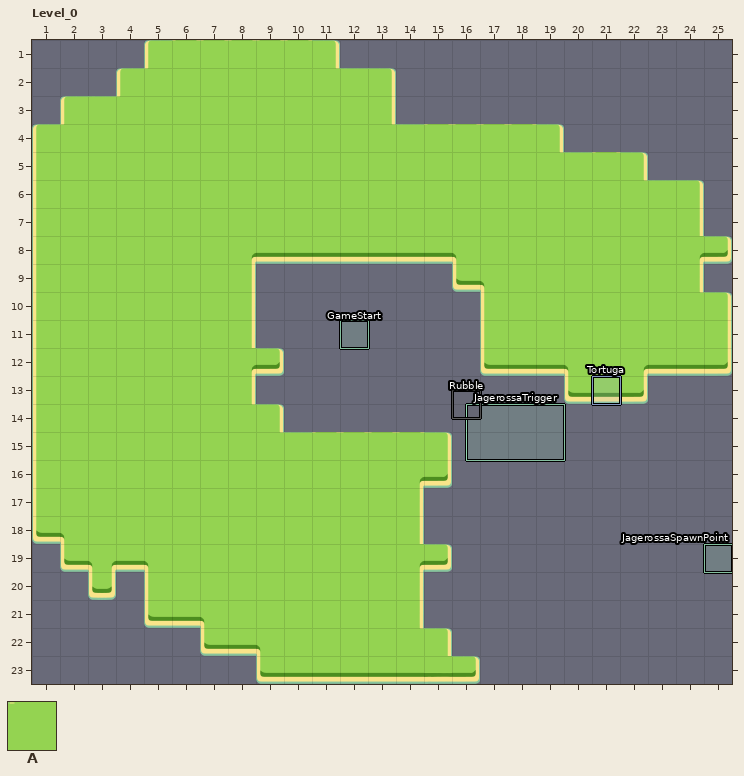
Two states of a LDtk project, assets/levels/level.ldtk. The first picture shows the starting point.
Cells are 100x100 px. Shown: Level_0 x 1..25, y 1..23. The old version is drawn lined up with the new one.
Key: from "Islands": A 1 "Ground".
_ is an empty cell.
Objects are placed by their top-left corner, in cells (3,4 is the top-left corner of cell 3,4); size is 1x1 cell unless given.
Layer "Islands" before, first column x 1:
 1 ____AAAAAAA______________
 2 ___AAAAAAAAAA____________
 3 _AAAAAAAAAAAA____________
 4 AAAAAAAAAAAAAAAAAAA______
 5 AAAAAAAAAAAAAAAAAAAAAA___
 6 AAAAAAAAAAAAAAAAAAAAAAAA_
 7 AAAAAAAAAAAAAAAAAAAAAAAA_
 8 AAAAAAAAAAAAAAAAAAAAAAAAA
 9 AAAAAAAA_______AAAAAAAAA_
10 AAAAAAAA________AAAAAAAAA
11 AAAAAAAA________AAAAAAAAA
12 AAAAAAAAA_______AAAAAAAAA
13 AAAAAAAA___________AAA___
14 AAAAAAAAA________________
15 AAAAAAAAAAAAAAA__________
16 AAAAAAAAAAAAAAA__________
17 AAAAAAAAAAAAAA___________
18 AAAAAAAAAAAAAA___________
19 _AAAAAAAAAAAAAA__________
20 __A_AAAAAAAAAA___________
21 ____AAAAAAAAAA___________
22 ______AAAAAAAAA__________
23 ________AAAAAAAA_________
Objects on layer "Entities" before:
"GameStart" rectangle at 12,11
"JagerossaTrigger" rectangle at 16.5,14 size 3.5x2
"Tortuga" rectangle at 21,13
"JagerossaSpawnPoint" rectangle at 25,19
"Rubble" rectangle at 16,13.5
The result:
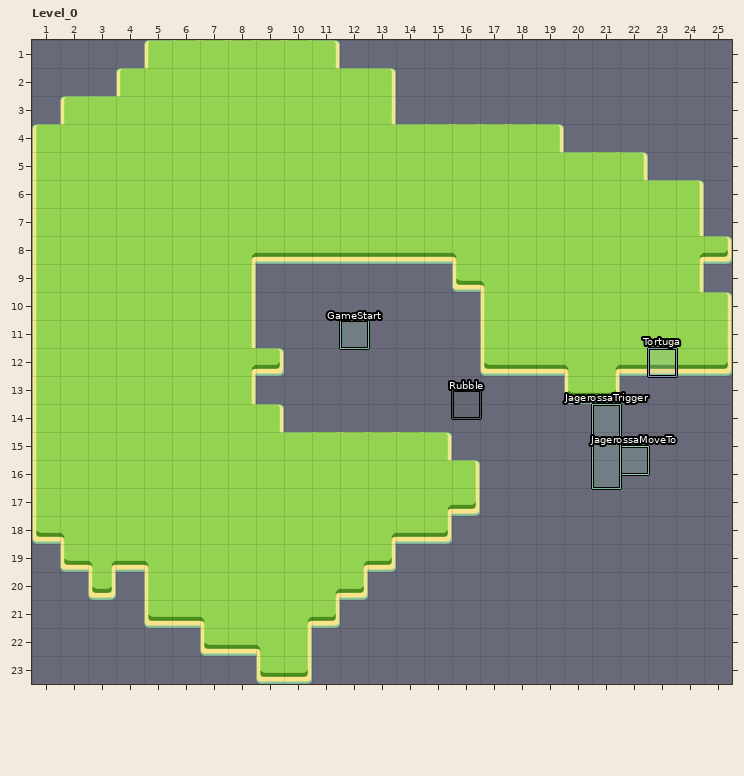
Message: move jagerossa to player
What changed:
{"change": "map size 57x57 -> 87x52 cells (old content now starts at -13,-11; both pictures use the new coordinates)"}
{"where": "layer \"Islands\""}
{"y":13,"x":22,"old":"A","new":"_"}
{"y":16,"x":16,"old":"_","new":"A"}
{"y":17,"x":15,"old":"__","new":"AA"}
{"y":18,"x":15,"old":"_","new":"A"}
{"y":19,"x":14,"old":"AA","new":"__"}
{"y":20,"x":13,"old":"AA","new":"__"}
{"y":21,"x":12,"old":"AAA","new":"___"}
{"y":22,"x":11,"old":"AAAAA","new":"_____"}
{"y":23,"x":11,"old":"AAAAAA","new":"______"}
{"where": "layer \"Entities\""}
{"was": "\"Tortuga\" rectangle at 21,13", "now": "\"Tortuga\" rectangle at 23,12"}
{"now": "\"JagerossaMoveTo\" rectangle at 22,15.5"}
{"now": "\"JagerossaTrigger\" rectangle at 21,14 size 1x3"}
{"was": "\"JagerossaTrigger\" rectangle at 16.5,14 size 3.5x2"}
{"was": "\"JagerossaSpawnPoint\" rectangle at 25,19"}
